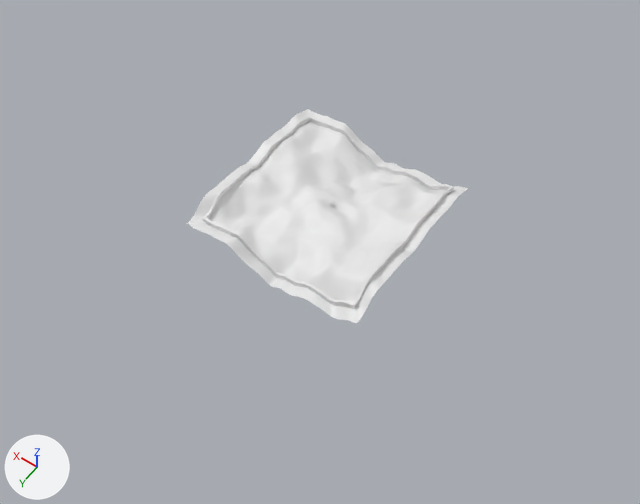
Before and after pictures for a commit that changed the Blender file _Dev Assets/Terrain.blend.
Both versions are drawn from a 50 mm camera at (-90.0, 209.0, 257.0) aimed at (27.0, 46.0, 0.0). The lights are fixed; the arrows at lower left show +X, +Y and +Z. The same objects are shown in both versions, whatever each file hides.
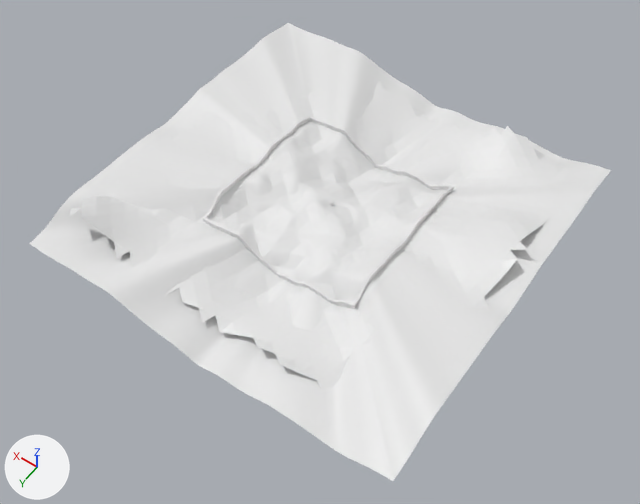
What the commit changed:
me_plane is used by ob_plane; location (0.0, 0.0, 0.0).
me_plane had 17153 vertices, 16896 faces and spanned x -5.1..69.1, y -5.1..69.1, z 1.4..15.1.
me_plane now has 17153 vertices, 16896 faces and spans x -44.7..108.7, y -44.7..108.7, z 1.4..15.1.
me_plane part 1: 512 of the vertices in x -5.1..69.1, y -5.1..69.1, z 1.5..15.0 are scaled about their middle by (2.07, 2.07, 1).
Mesh me_icosphere is new.
It has 739 vertices, 1353 faces and spans x -39.1..101.5, y -39.5..97.2, z -0.4..22.8.
Object 'Icosphere' (ob_icosphere) is new; it shows me_icosphere.
Its location is (0.0, 0.0, 0.0).

Changed parts and their boxes (x1, y1, x2, y2) in the pictures (640 x 504 px):
'Plane', reshaped (107% wider, 113% taller)
    before: (187, 109, 468, 323)
    after: (29, 23, 611, 481)
'Icosphere', added
    after: (70, 81, 580, 388)
